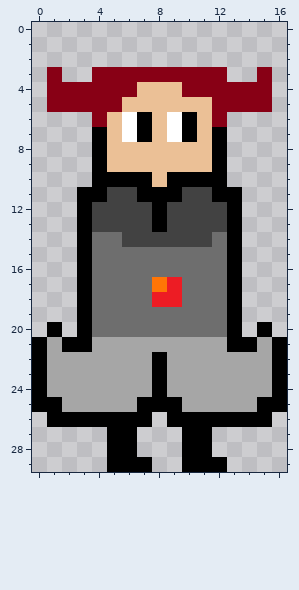
File history of a pixel-art sprite, material/animations/stand_1/animation/4.png. Above: the version before the commit.
The file is 17x30 pixels.
Now the later version:
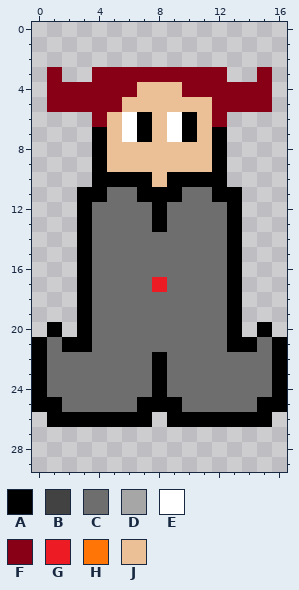
Palette (. is transparent): A #000000  B #424242  C #6e6e6e  D #a6a6a6  E #ffffff  F #880015  G #ed1c24  H #ff7506  J #ebc096
Difference:
@@ x 0..16 @@
 10 ....AAAAJAAAA....
-11 ...AABBAAABBAA...
-12 ...ABBBBABBBBA...
-13 ...ABBBBABBBBA...
-14 ...ACCBBBBBBCA...
+11 ...AACCAAACCAA...
+12 ...ACCCCACCCCA...
+13 ...ACCCCACCCCA...
+14 ...ACCCCCCCCCA...
 15 ...ACCCCCCCCCA...
 16 ...ACCCCCCCCCA...
-17 ...ACCCCHGCCCA...
-18 ...ACCCCGGCCCA...
+17 ...ACCCCGCCCCA...
+18 ...ACCCCCCCCCA...
 19 ...ACCCCCCCCCA...
 20 .A.ACCCCCCCCCA.A.
-21 ADAADDDDDDDDDAADA
-22 ADDDDDDDADDDDDDDA
-23 ADDDDDDDADDDDDDDA
-24 ADDDDDDDADDDDDDDA
-25 AADDDDDAAADDDDDAA
+21 ACAACCCCCCCCCAACA
+22 ACCCCCCCACCCCCCCA
+23 ACCCCCCCACCCCCCCA
+24 ACCCCCCCACCCCCCCA
+25 AACCCCCAAACCCCCAA
 26 .AAAAAAA.AAAAAAA.
-27 .....AA...AA.....
-28 .....AA...AA.....
-29 .....AAA..AAA....
+27 .................
+28 .................
+29 .................
Where, in picture pixels (left, top, right, bottom), the same in both pictures:
changed: (47, 187, 272, 472)
